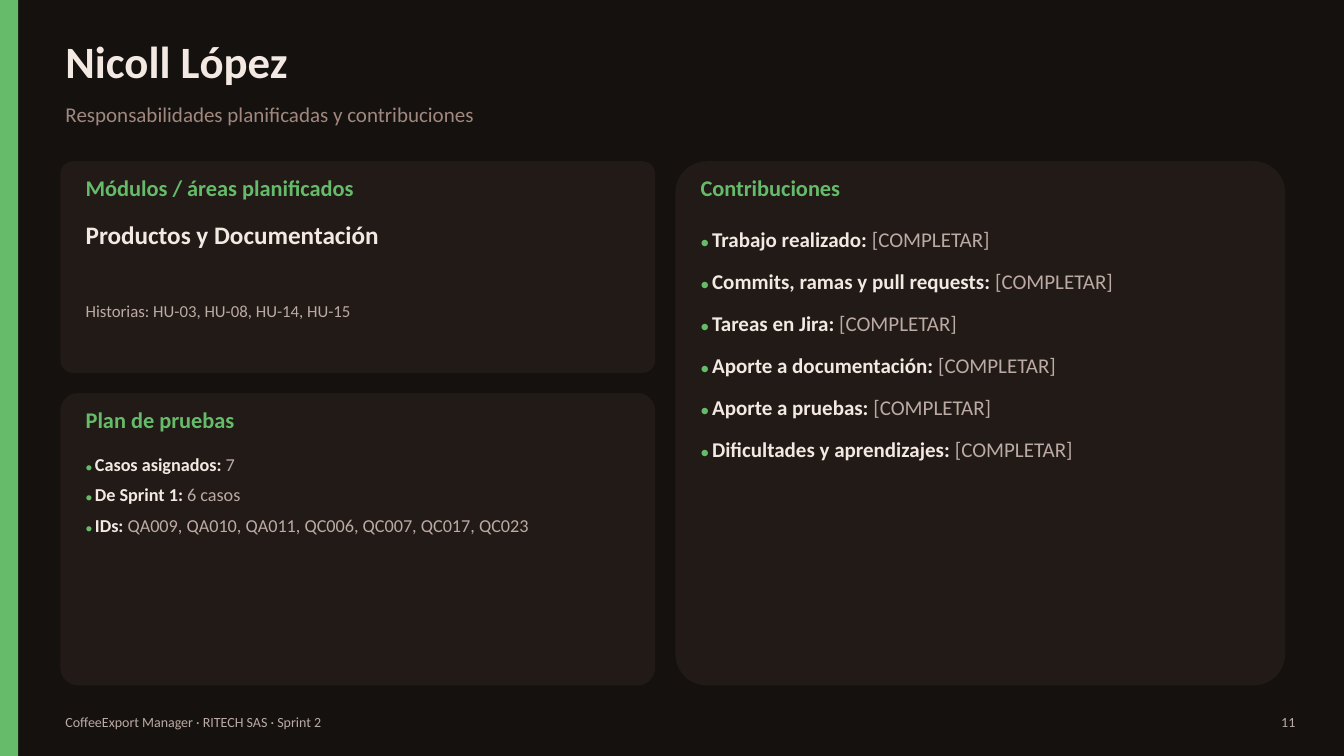
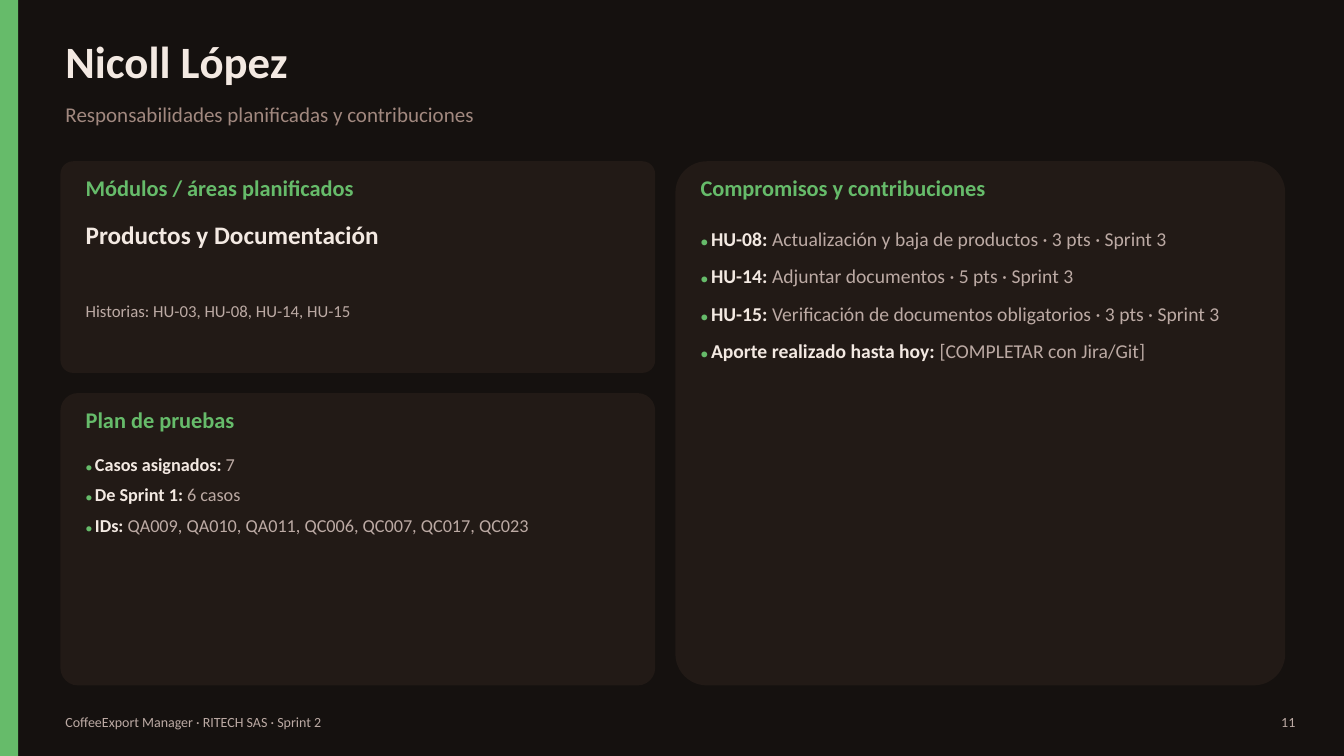
Before and after one commit to brayanckr/Proyecto-Calidad-de-software, a slide deck: slide 11 of docs/sprint2/CoffeeExport_Manager_Sprint2.pptx. Drawn at 1344x756 pixels with LibreOffice and Linux fonts; fonts in the diff are those of the drawing. Boxes give left, top, right and bottom in pixels: in the first picture for what was removed or moved away, otherwise in the second. Text is boxed around its words. In the diff, an @@ line names an element or a change of style, - is before the commit and + after.

Commit message:
Presentación: compromisos del Sprint 3 y 4 por integrante
Las diapositivas individuales muestran las historias comprometidas por cada
integrante según el backlog. Se deja un único campo [COMPLETAR] por persona
para su aporte ya realizado (Jira/Git).

```diff
--- a/docs/sprint2/CoffeeExport_Manager_Sprint2.pptx
+++ b/docs/sprint2/CoffeeExport_Manager_Sprint2.pptx
@@ text at (701, 180, 985, 200): text changed @@
-Contribuciones
+Compromisos y contribuciones
@@ text at (711, 232, 1219, 361): text changed; size 15 to 14 pt; text colour #F3E9E2 to #BCAAA4; bold off @@
-● Trabajo realizado: [COMPLETAR]
-● Commits, ramas y pull requests: [COMPLETAR]
-● Tareas en Jira: [COMPLETAR]
-● Aporte a documentación: [COMPLETAR]
-● Aporte a pruebas: [COMPLETAR]
-● Dificultades y aprendizajes: [COMPLETAR]
+● HU-08: Actualización y baja de productos · 3 pts · Sprint 3
+● HU-14: Adjuntar documentos · 5 pts · Sprint 3
+● HU-15: Verificación de documentos obligatorios · 3 pts · Sprint 3
+● Aporte realizado hasta hoy: [COMPLETAR con Jira/Git]
```
Also in this commit, not shown: 4 other slides changed.
